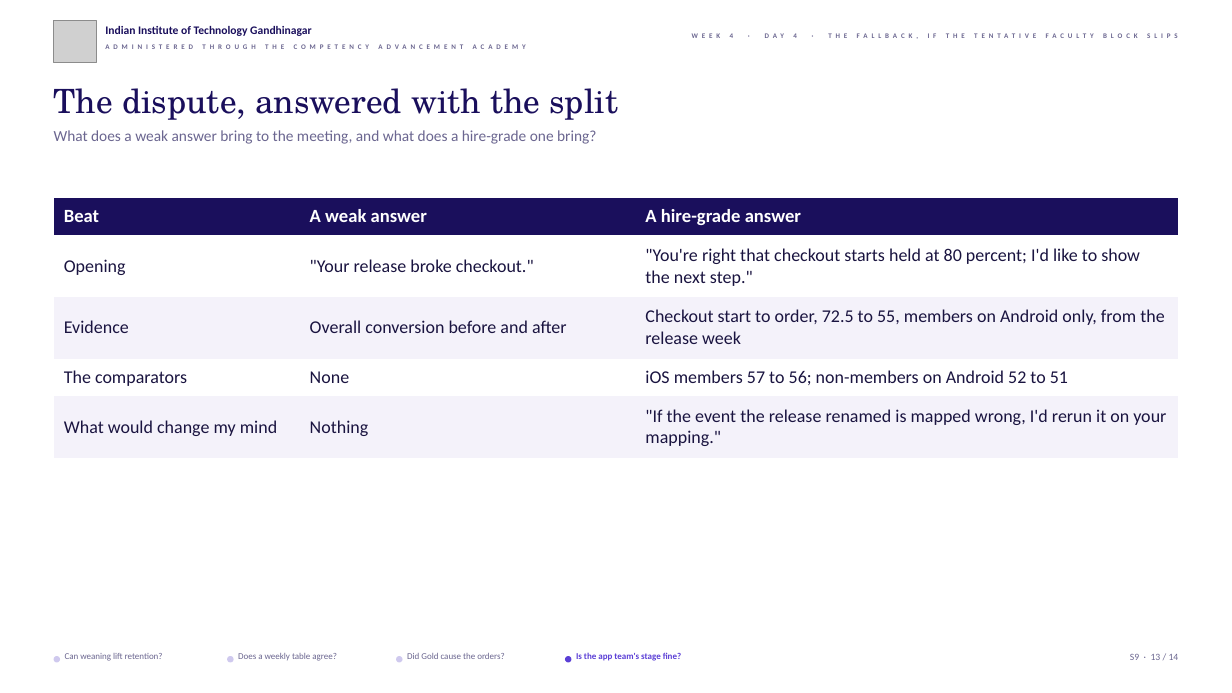
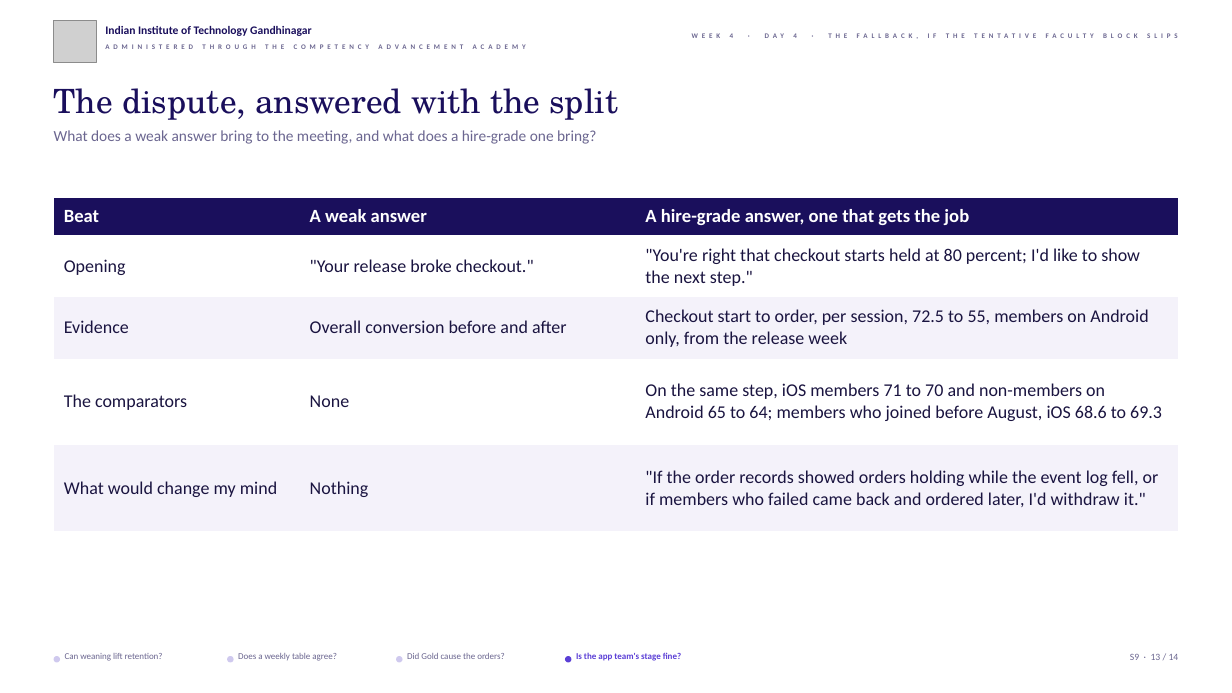
Before and after one commit to fde-academy-lab/c2-content-factory, a slide deck: slide 13 of content/W04/D4/slides/C2_W04_D04_fallback_STUDENT.pptx. Drawn at 1232x693 pixels with LibreOffice and Linux fonts; fonts in the diff are those of the drawing; grey boxes stand for pictures; background and template pictures are left out. Boxes give left, top, right and bottom in pixels: in the first picture for what was removed or moved away, otherwise in the second. Text is boxed around its words. In the diff, an @@ line names an element or a change of style, - is before the commit and + after.

```diff
--- a/content/W04/D4/slides/C2_W04_D04_fallback_STUDENT.pptx
+++ b/content/W04/D4/slides/C2_W04_D04_fallback_STUDENT.pptx
@@ table at bbox=[54, 198, 1178, 531] @@
-row 1, column 3: A hire-grade answer
+row 1, column 3: A hire-grade answer, one that gets the job
-row 3, column 3: Checkout start to order, 72.5 to 55, members on Android only, from the release week
+row 3, column 3: Checkout start to order, per session, 72.5 to 55, members on Android only, from the release week
-row 4, column 3: iOS members 57 to 56; non-members on Android 52 to 51
+row 4, column 3: On the same step, iOS members 71 to 70 and non-members on Android 65 to 64; members who joined before August, iOS 68.6 to 69.3
@@ row 5, column 3: ""If the event the release renamed is mapped wrong, I'd rerun it on your mapping."" to ""If the order records showed orders holding while the event log fell, or if members who failed came back and ordered later, I'd withdraw it."" @@
```
Also in this commit, not shown: 6 other slides changed, 5 other files.
